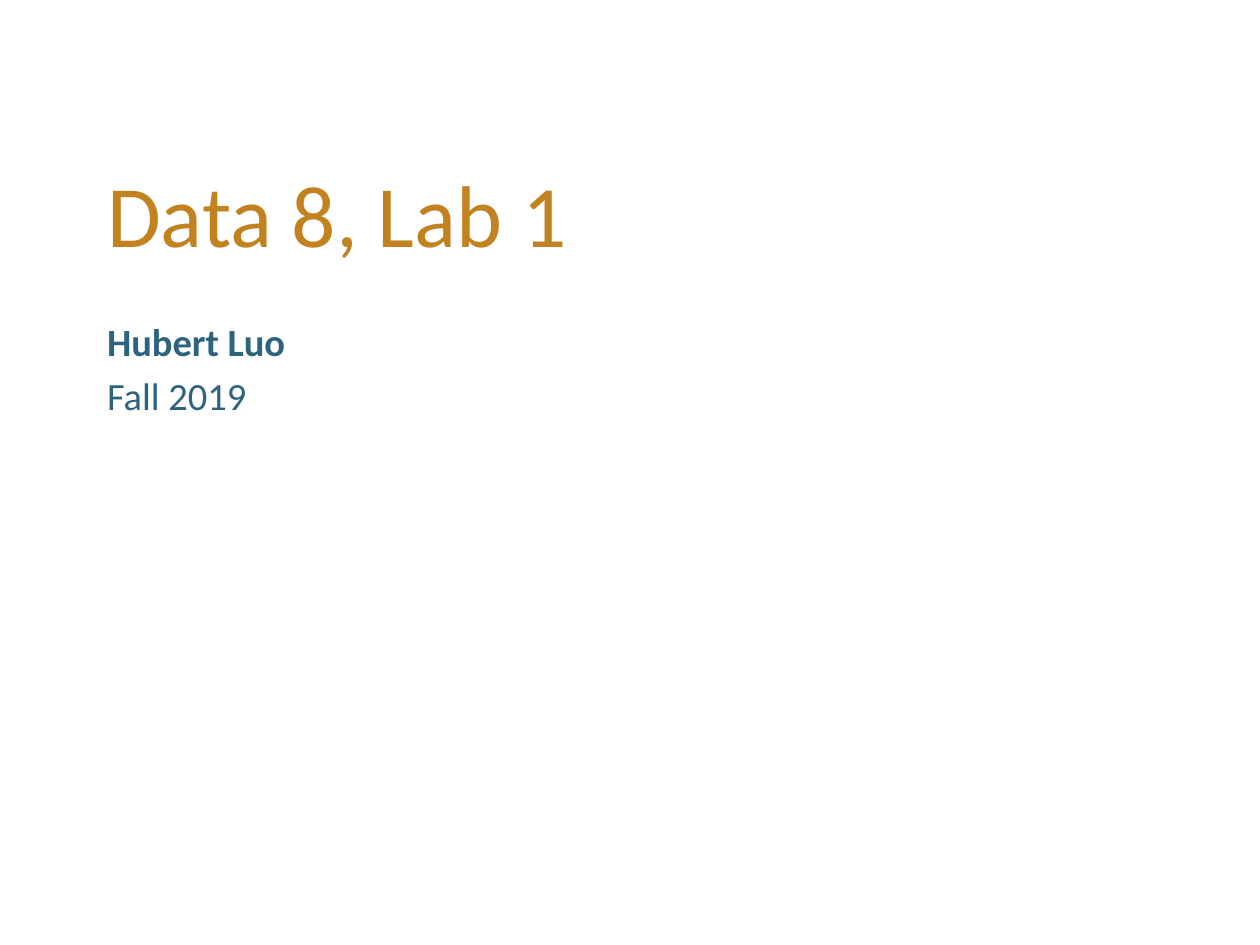
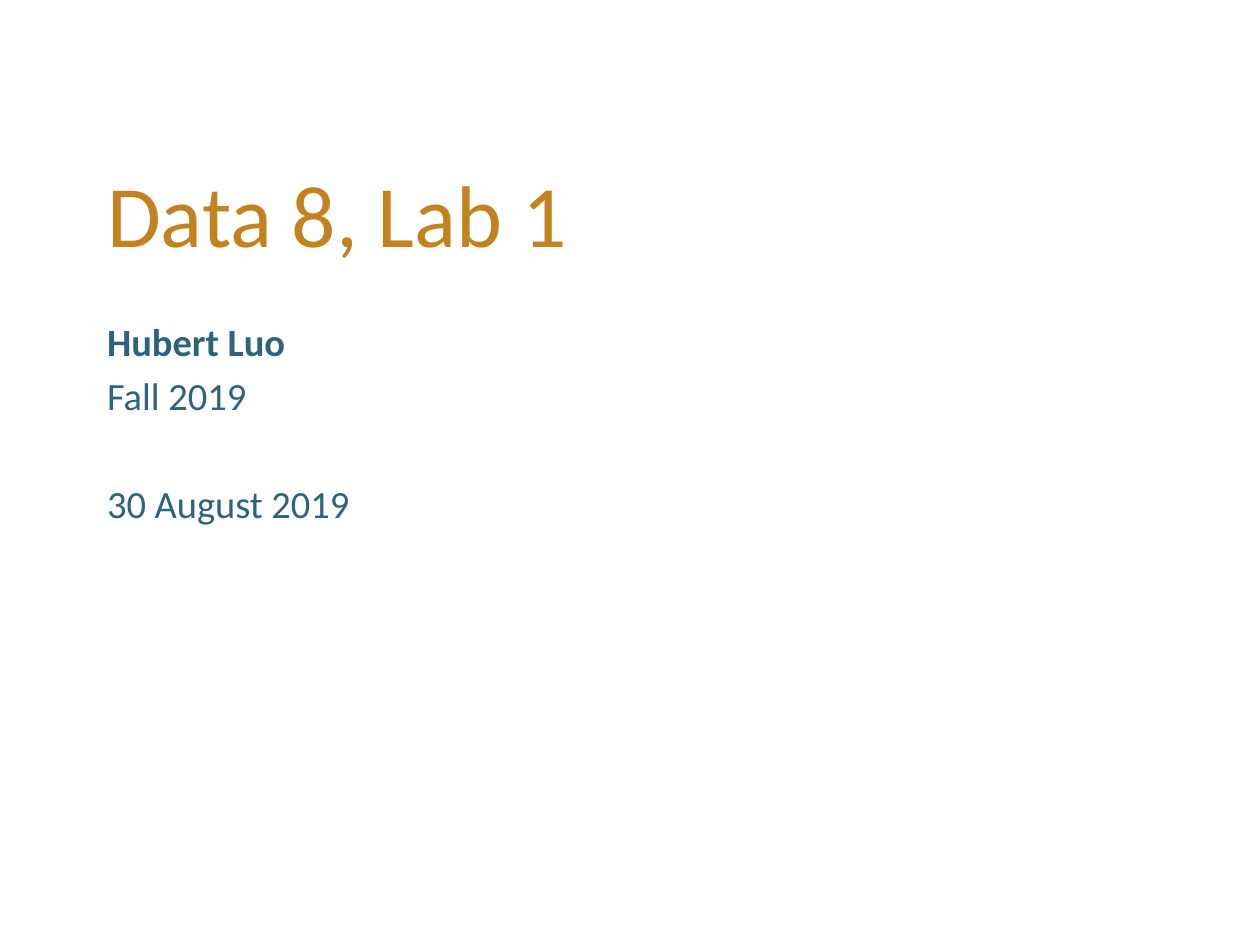
Before and after one commit to hLuo27/teaching, a slide deck: slide 1 of data8/slides/lab1.pptx. Drawn at 1260x945 pixels with LibreOffice and Linux fonts; fonts in the diff are those of the drawing; background and template pictures are left out. Boxes give left, top, right and bottom in pixels: in the first picture for what was removed or moved away, otherwise in the second. Text is boxed around its words. In the diff, an @@ line names an element or a change of style, - is before the commit and + after.

```diff
--- a/data8/slides/lab1.pptx
+++ b/data8/slides/lab1.pptx
@@ subtitle at [107,493,349,525]: paragraph added @@
+30 August 2019
```
Also in this commit, not shown: 7 other slides changed, 2 slides added, 1 slide removed, 1 other file.
